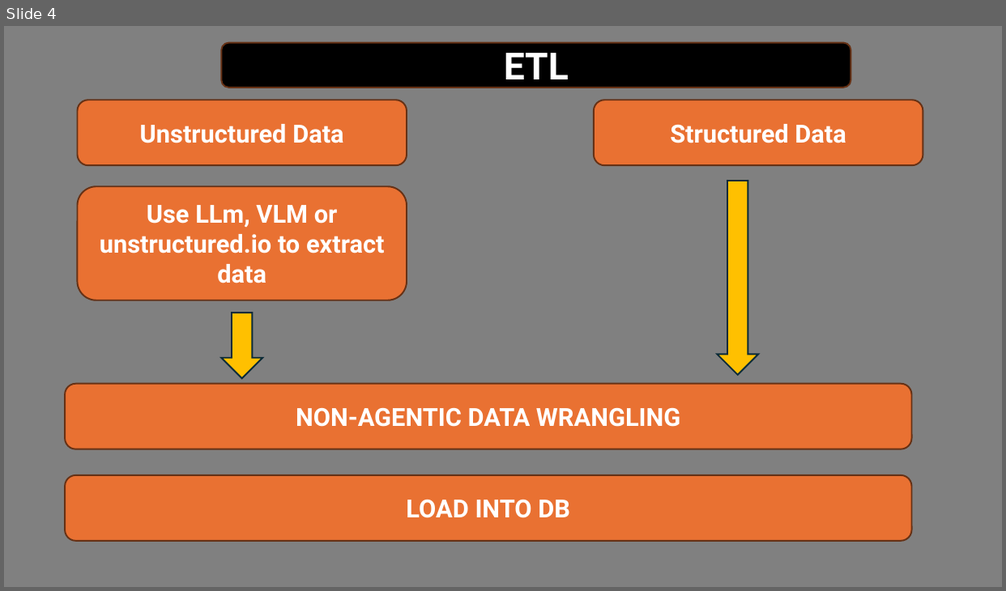
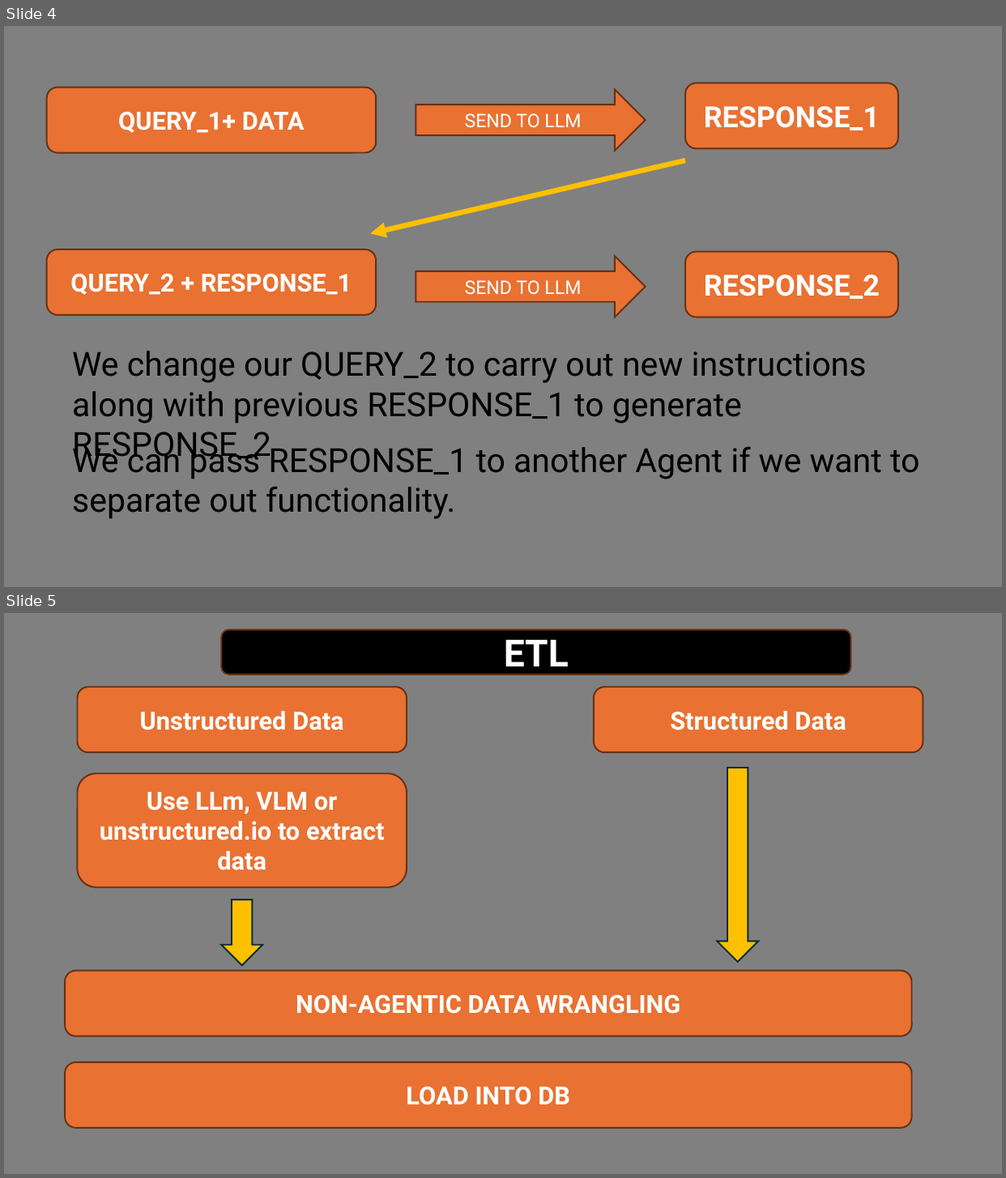
Before and after one commit to Python-Test-Engineer/django-con-eu, a slide deck: ai-agents.pptx. Shown one above the other, each under a label of ours: slide 4 before the commit, slides 4 and 5 after it. The pictures are 1006x591 and 1006x1178 pixels, drawn with LibreOffice and Linux fonts; fonts in the diff are those of the drawing. Boxes give left, top, right and bottom in pixels: in the first picture for what was removed or moved away, otherwise in the second. Text is boxed around its words. In the diff, an @@ line names an element or a change of style, - is before the commit and + after.

```diff
--- a/ai-agents.pptx
+++ b/ai-agents.pptx
@@ slide 4 added at [4,26,1002,587], background #808080 @@
@@ rounded rectangle added at [47,88,376,153], fill #E97132, outline #663216 1.5 pt, 24 pt, text #FFFFFF, bold @@
+QUERY_1+ DATA
@@ right arrow added at [415,90,646,151], fill #E97132, outline #663216 1.5 pt, 18 pt, text #FFFFFF @@
+SEND TO LLM
@@ rounded rectangle added at [685,83,898,149], fill #E97132, outline #663216 1.5 pt, 28 pt, text #FFFFFF, bold @@
+RESPONSE_1
@@ arrow added from (685, 160) to (370, 233), #FFC000 5 pt @@
@@ rounded rectangle added at [47,250,376,316], fill #E97132, outline #663216 1.5 pt, 24 pt, text #FFFFFF, bold @@
+QUERY_2 + RESPONSE_1
@@ right arrow added at [415,256,646,318], fill #E97132, outline #663216 1.5 pt, 18 pt, text #FFFFFF @@
+SEND TO LLM
@@ rounded rectangle added at [685,252,898,318], fill #E97132, outline #663216 1.5 pt, 28 pt, text #FFFFFF, bold @@
+RESPONSE_2
@@ text added at [72,351,867,464], 32 pt, text #000000 @@
+We change our QUERY_2 to carry out new instructions along with previous RESPONSE_1 to generate RESPONSE_2
@@ text added at [72,442,919,519], 32 pt, text #000000 @@
+We can pass RESPONSE_1 to another Agent if we want to separate out functionality.
@@ what was slide 4 is now slide 5 @@
```
Also in this commit, not shown: 1 other slide added, 3 other files.
